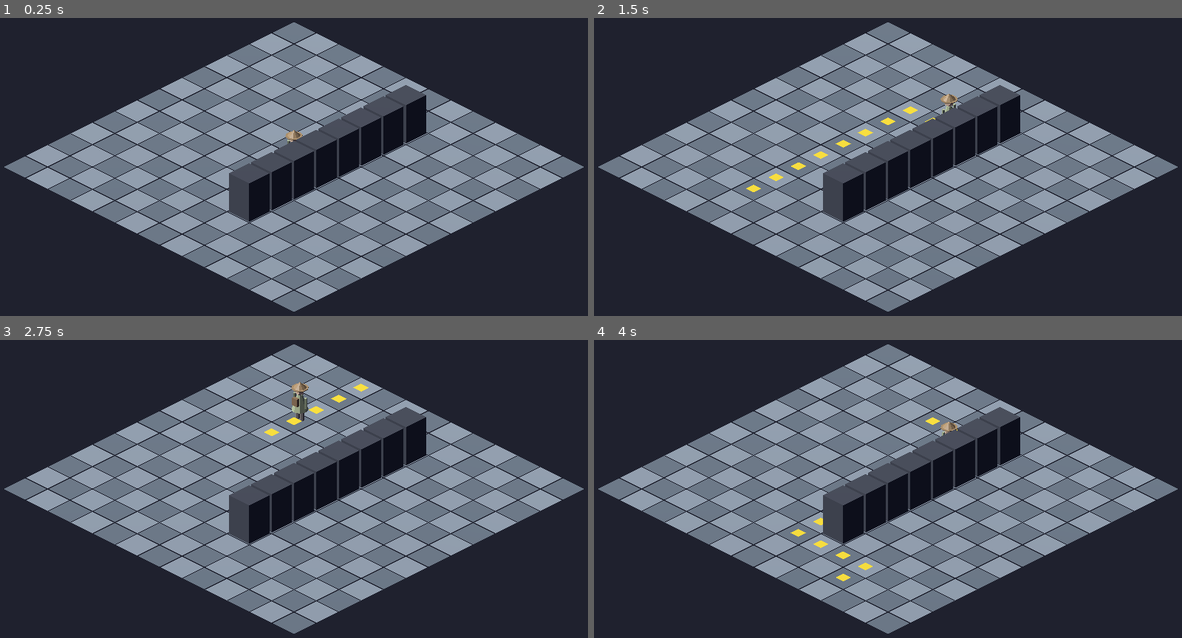
Above: before the commit, frames 1-4 (two rows, left to right).
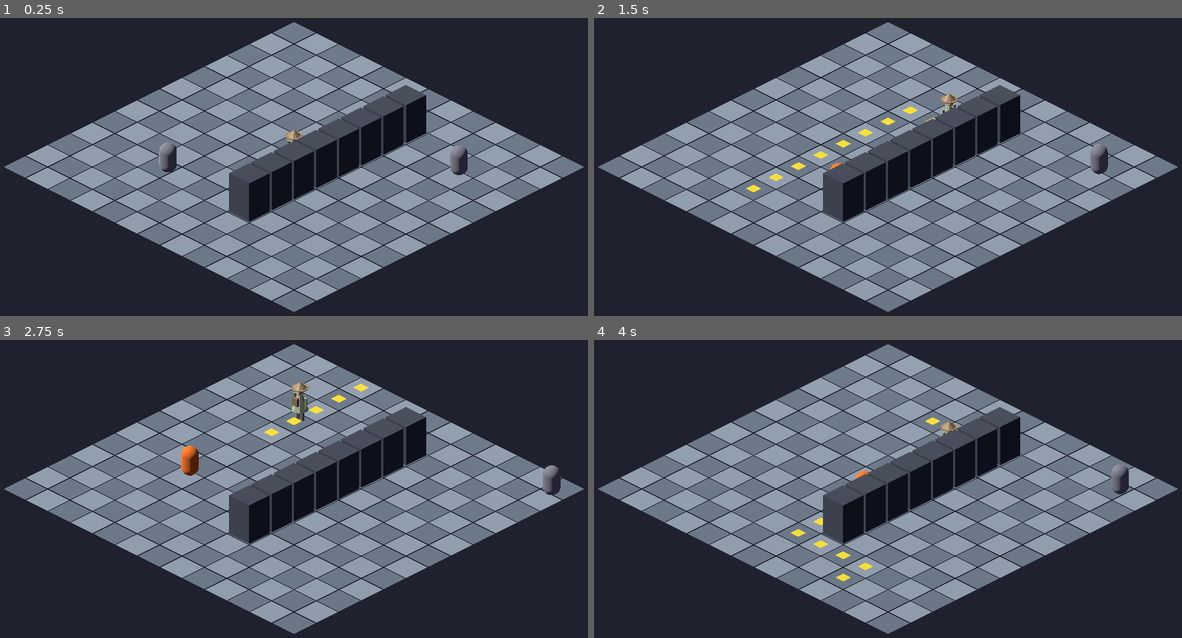
Above: after the commit, the same moments.

Repository: fazle1337-del/Tony-Umbrel
Game: Godot game, scene res://main.tscn
Same seed, same stepped clock (60 frames per second), same inputs: the game is played once before the commit and once after it.
Inputs (mouse positions are in pixels of both pictures, inside the frame that each line leads up to):
- Up to frame 1 (0.25 s): no input
- Up to frame 2 (1.5 s): move the mouse to (1017, 146) at 0.52 s; click (1017, 146) at 0.67 s; move the mouse to (770, 187) at 1.27 s; click (770, 187) at 1.42 s
- Up to frame 3 (2.75 s): move the mouse to (352, 390) at 2.02 s; click (352, 390) at 2.17 s
- Up to frame 4 (4 s): move the mouse to (858, 578) at 2.77 s; click (858, 578) at 2.92 s; move the mouse to (1064, 554) at 3.52 s; click (1064, 554) at 3.67 s

The runs differ from the first frame. In frame 1, 0.4% of the frame differs, in the area x 27-80%, y 41-53%; in frame 2, 0.2%; in frame 3, 0.5%, in the area x 30-96%, y 35-52%; in frame 4, 0.2%.

Commit message:
iso-game: chasing enemies with a finite-state-machine AI
Add enemies that patrol, chase the player, attack, and give up — modelled on the
kidscancode "changing behaviors" recipe, adapted to our 3D grid.

- scripts/enemy_brain.gd: pure enum FSM (PATROL/CHASE/ATTACK/RETURN); transitions
  are a pure function of grid cells + A* reachability, so they're unit-tested.
- scripts/enemy.gd: Enemy node runs the brain each physics frame and executes the
  state (wander / A*-chase / stop-and-face / walk home); body tinted by state
  (grey/orange/red/blue) for screenshot verification.
- tests/test_enemy_brain.gd: covers detection, attack range, hysteresis, give-up
  and return-home transitions.
- main.gd: spawn enemies via _build_enemies.

Co-Authored-By: Claude Opus 4.8 <noreply@anthropic.com>

Diff:
--- a/gamedev/iso-game/main.gd
+++ b/gamedev/iso-game/main.gd
@@ -11,6 +11,8 @@
 
 const IsoGrid := preload("res://scripts/iso_grid.gd")
 const GridWorld := preload("res://scripts/grid_world.gd")
+const EnemyBrain := preload("res://scripts/enemy_brain.gd")
+const Enemy := preload("res://scripts/enemy.gd")
 
 const GRID_RADIUS := 6          # grid spans -RADIUS..RADIUS on both axes
 const MOVE_SPEED := 4.0         # world units / second
@@ -45,6 +47,7 @@
 	_markers = Node3D.new()
 	add_child(_markers)
 	_build_player()
+	_build_enemies()
 
 	if _screenshot_mode:
 		# Start in a corner and route to the far side so the shot shows the
@@ -197,6 +200,17 @@
 	_setup_animation(model)
 
 
+## Spawns chasing enemies. Homes are picked so one starts near the player (it
+## chases on the screenshot) and one starts far (it patrols).
+func _build_enemies() -> void:
+	var homes := [Vector2i(-3, 3), Vector2i(4, -3)]
+	for i in homes.size():
+		var brain := EnemyBrain.new(5, 8, 1)
+		var enemy := Enemy.new()
+		add_child(enemy)
+		enemy.setup(_world, _player, homes[i], brain, SEED + i + 1)
+
+
 ## Finds the model's AnimationPlayer, resolves Walk/Idle, loops them, plays Idle.
 func _setup_animation(model: Node3D) -> void:
 	_anim = model.find_child("AnimationPlayer", true, false) as AnimationPlayer
--- /dev/null
+++ b/gamedev/iso-game/scripts/enemy.gd
@@ -0,0 +1,118 @@
+class_name Enemy
+extends Node3D
+## An enemy that runs the EnemyBrain FSM each physics frame and executes the
+## current state: PATROL wanders, CHASE A*-routes to the player, ATTACK stops and
+## faces the player, RETURN A*-routes home. The body is tinted by state so the
+## screenshot harness can verify behavior at a glance (grey=patrol, orange=chase,
+## red=attack, blue=return). Spawn via `Enemy.new()` then `setup(...)`.
+
+const IsoGrid := preload("res://scripts/iso_grid.gd")
+const GridWorld := preload("res://scripts/grid_world.gd")
+const EnemyBrain := preload("res://scripts/enemy_brain.gd")
+
+const CHASE_SPEED := 3.2     # a touch slower than the player (4.0) so it's fair
+const PATROL_SPEED := 1.6
+const ARRIVE := 0.05         # distance at which a step is "reached"
+const BODY_Y := 0.5          # half body height; sits the capsule on the ground
+
+var _world: GridWorld
+var _player: Node3D
+var _home: Vector2i
+var _brain: EnemyBrain
+var _state: EnemyBrain.State = EnemyBrain.State.PATROL
+var _cell: Vector2i
+var _wander_target: Vector2i
+var _mesh: MeshInstance3D
+var _rng := RandomNumberGenerator.new()
+
+
+func setup(world: GridWorld, player: Node3D, home: Vector2i, brain: EnemyBrain,
+		rng_seed: int) -> void:
+	_world = world
+	_player = player
+	_home = home
+	_brain = brain
+	_cell = home
+	_wander_target = home
+	_rng.seed = rng_seed
+	_build_mesh()
+	position = _cell_pos(_cell)
+	_apply_state_color()
+
+
+func _physics_process(delta: float) -> void:
+	if _world == null:
+		return
+	var pcell := IsoGrid.world_to_grid(_player.position)
+	var reachable := not _world.find_path(_cell, pcell).is_empty()
+	var new_state := _brain.next_state(_state, _cell, pcell, _home, reachable)
+	if new_state != _state:
+		_state = new_state
+		_apply_state_color()
+
+	match _state:
+		EnemyBrain.State.CHASE:
+			_step_toward(pcell, CHASE_SPEED, delta)
+		EnemyBrain.State.RETURN:
+			_step_toward(_home, CHASE_SPEED, delta)
+		EnemyBrain.State.ATTACK:
+			_face(_player.position)
+		EnemyBrain.State.PATROL:
+			_patrol(delta)
+
+
+## Advances one A* step toward `goal`, updating _cell on arrival at the next cell.
+func _step_toward(goal: Vector2i, speed: float, delta: float) -> void:
+	var path := _world.find_path(_cell, goal)
+	if path.size() < 2:
+		return  # already there / no route
+	var tpos := _cell_pos(path[1])
+	position = position.move_toward(tpos, speed * delta)
+	_face(tpos)
+	if position.distance_to(tpos) < ARRIVE:
+		_cell = path[1]
+
+
+## Drifts between random adjacent free cells.
+func _patrol(delta: float) -> void:
+	var tpos := _cell_pos(_wander_target)
+	position = position.move_toward(tpos, PATROL_SPEED * delta)
+	if _wander_target != _cell:
+		_face(tpos)
+	if position.distance_to(tpos) < ARRIVE:
+		_cell = _wander_target
+		var ns := _world.neighbors(_cell)
+		if not ns.is_empty():
+			_wander_target = ns[_rng.randi() % ns.size()]
+
+
+func _face(world_pos: Vector3) -> void:
+	var flat := Vector3(world_pos.x, position.y, world_pos.z)
+	if position.distance_to(flat) > 0.001:
+		look_at(flat, Vector3.UP)
+
+
+func _cell_pos(cell: Vector2i) -> Vector3:
+	return IsoGrid.grid_to_world(cell) + Vector3.UP * BODY_Y
+
+
+func _build_mesh() -> void:
+	_mesh = MeshInstance3D.new()
+	var body := CapsuleMesh.new()
+	body.radius = 0.28
+	body.height = 1.0
+	_mesh.mesh = body
+	_mesh.material_override = StandardMaterial3D.new()
+	add_child(_mesh)
+
+
+func _apply_state_color() -> void:
+	var c := Color(0.5, 0.5, 0.55)            # PATROL — grey
+	match _state:
+		EnemyBrain.State.CHASE:
+			c = Color(0.95, 0.45, 0.15)       # orange
+		EnemyBrain.State.ATTACK:
+			c = Color(0.95, 0.1, 0.1)         # red
+		EnemyBrain.State.RETURN:
+			c = Color(0.3, 0.5, 0.9)          # blue
+	_mesh.material_override.albedo_color = c
--- /dev/null
+++ b/gamedev/iso-game/scripts/enemy_brain.gd
@@ -0,0 +1,47 @@
+class_name EnemyBrain
+extends RefCounted
+## Pure finite-state machine for enemy AI — no nodes, no rendering — so the
+## decision logic is unit-testable (tests/test_enemy_brain.gd). The concept
+## follows the kidscancode "changing behaviors" recipe (enum states + a single
+## transition function), adapted to our grid: the detect/attack "radii" become
+## Manhattan distance, plus an A*-reachability flag so enemies only commit to a
+## chase when a path to the player actually exists. The Enemy node (enemy.gd)
+## executes whatever state this returns.
+
+enum State { PATROL, CHASE, ATTACK, RETURN }
+
+var detect_range: int   # start chasing when the player is within this many cells
+var lose_range: int     # give up once the player is beyond this (hysteresis)
+var attack_range: int   # attack when within this many cells (1 = adjacent)
+
+
+func _init(detect := 5, lose := 8, attack := 1) -> void:
+	detect_range = detect
+	lose_range = lose
+	attack_range = attack
+
+
+static func manhattan(a: Vector2i, b: Vector2i) -> int:
+	return absi(a.x - b.x) + absi(a.y - b.y)
+
+
+## Pure transition. `reachable` = an A* path from enemy to player exists.
+func next_state(state: State, enemy: Vector2i, player: Vector2i, home: Vector2i,
+		reachable: bool) -> State:
+	var d := manhattan(enemy, player)
+	match state:
+		State.PATROL:
+			return State.CHASE if reachable and d <= detect_range else State.PATROL
+		State.CHASE:
+			if not reachable or d > lose_range:
+				return State.RETURN
+			if d <= attack_range:
+				return State.ATTACK
+			return State.CHASE
+		State.ATTACK:
+			return State.ATTACK if d <= attack_range else State.CHASE
+		State.RETURN:
+			if reachable and d <= detect_range:
+				return State.CHASE
+			return State.PATROL if enemy == home else State.RETURN
+	return state
--- /dev/null
+++ b/gamedev/iso-game/tests/test_enemy_brain.gd
@@ -0,0 +1,53 @@
+extends SceneTree
+## Headless tests for the enemy FSM transitions. Exits 0 on success, 1 on failure.
+##   godot --headless --path iso-game --script res://tests/test_enemy_brain.gd
+
+const EnemyBrain := preload("res://scripts/enemy_brain.gd")
+const S := EnemyBrain.State
+
+var _failures := 0
+var _home := Vector2i(0, 0)
+
+
+func _initialize() -> void:
+	var b := EnemyBrain.new(5, 8, 1)  # detect 5, lose 8, attack 1
+
+	# PATROL: chase only when reachable AND within detect range
+	_eq(b.next_state(S.PATROL, V(0, 0), V(3, 0), _home, true), S.CHASE, "patrol->chase in range")
+	_eq(b.next_state(S.PATROL, V(0, 0), V(6, 0), _home, true), S.PATROL, "patrol stays out of range")
+	_eq(b.next_state(S.PATROL, V(0, 0), V(2, 0), _home, false), S.PATROL, "patrol stays if unreachable")
+
+	# CHASE: attack when adjacent, give up (RETURN) past lose range or if unreachable
+	_eq(b.next_state(S.CHASE, V(0, 0), V(1, 0), _home, true), S.ATTACK, "chase->attack adjacent")
+	_eq(b.next_state(S.CHASE, V(0, 0), V(4, 0), _home, true), S.CHASE, "chase persists mid-range")
+	_eq(b.next_state(S.CHASE, V(0, 0), V(9, 0), _home, true), S.RETURN, "chase->return past lose")
+	_eq(b.next_state(S.CHASE, V(0, 0), V(2, 0), _home, false), S.RETURN, "chase->return if unreachable")
+
+	# hysteresis: between detect (5) and lose (8) a chase keeps going
+	_eq(b.next_state(S.CHASE, V(0, 0), V(7, 0), _home, true), S.CHASE, "hysteresis keeps chasing")
+
+	# ATTACK: back to chase when the player steps out of attack range
+	_eq(b.next_state(S.ATTACK, V(0, 0), V(1, 0), _home, true), S.ATTACK, "attack holds adjacent")
+	_eq(b.next_state(S.ATTACK, V(0, 0), V(3, 0), _home, true), S.CHASE, "attack->chase when player flees")
+
+	# RETURN: re-chase if re-detected, else patrol once home is reached
+	_eq(b.next_state(S.RETURN, V(5, 0), V(5, 1), _home, true), S.CHASE, "return->chase re-detected")
+	_eq(b.next_state(S.RETURN, V(0, 0), V(9, 9), _home, true), S.PATROL, "return->patrol at home")
+	_eq(b.next_state(S.RETURN, V(3, 0), V(9, 9), _home, true), S.RETURN, "return keeps going if not home")
+
+	if _failures == 0:
+		print("test_enemy_brain: OK")
+		quit(0)
+	else:
+		printerr("test_enemy_brain: FAILED (%d)" % _failures)
+		quit(1)
+
+
+func V(x: int, y: int) -> Vector2i:
+	return Vector2i(x, y)
+
+
+func _eq(got: int, want: int, msg: String) -> void:
+	if got != want:
+		printerr("  FAIL: %s (got %d want %d)" % [msg, got, want])
+		_failures += 1
Not shown, added: gamedev/iso-game/scripts/enemy.gd.uid
Not shown, added: gamedev/iso-game/scripts/enemy_brain.gd.uid
Not shown, added: gamedev/iso-game/tests/test_enemy_brain.gd.uid
Not shown, changed: gamedev/iso-game/CLAUDE.md
